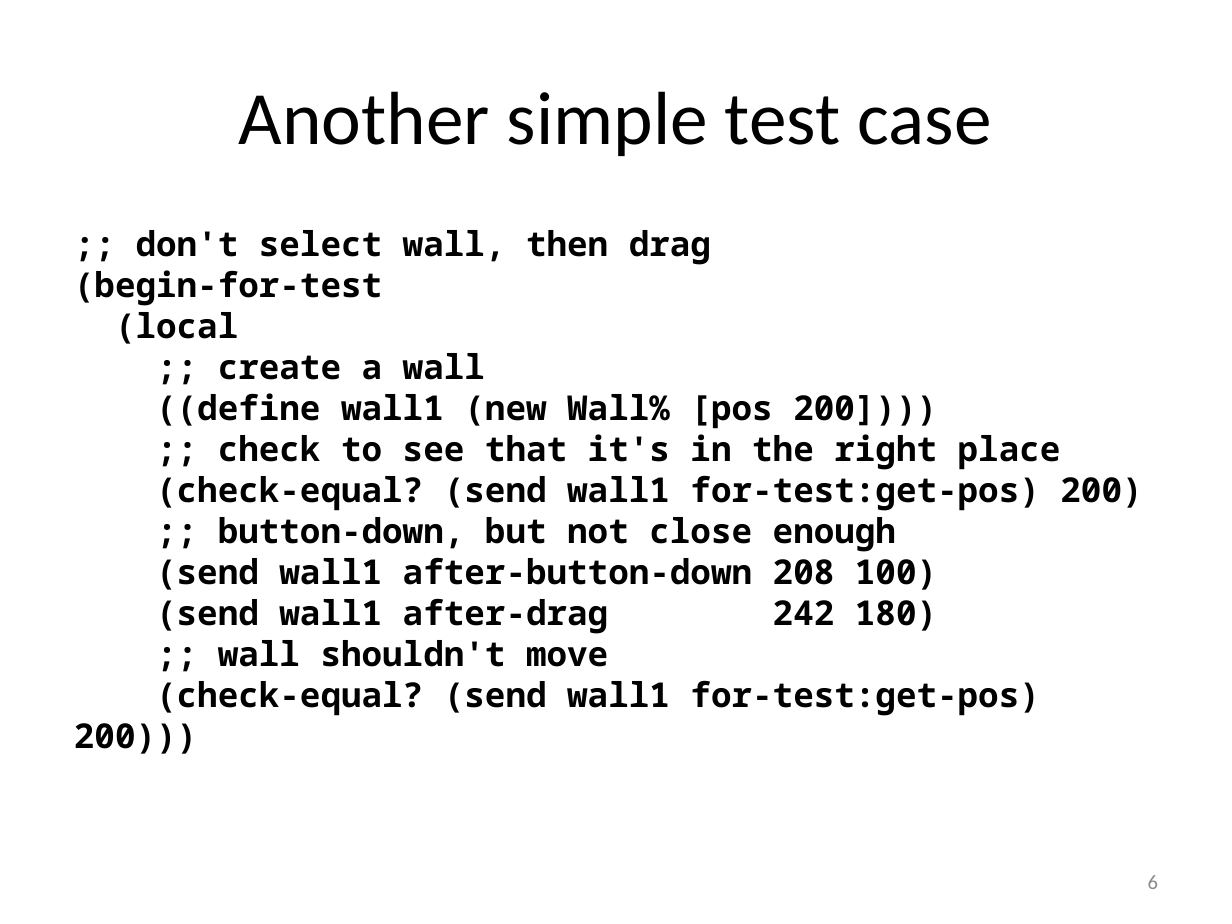
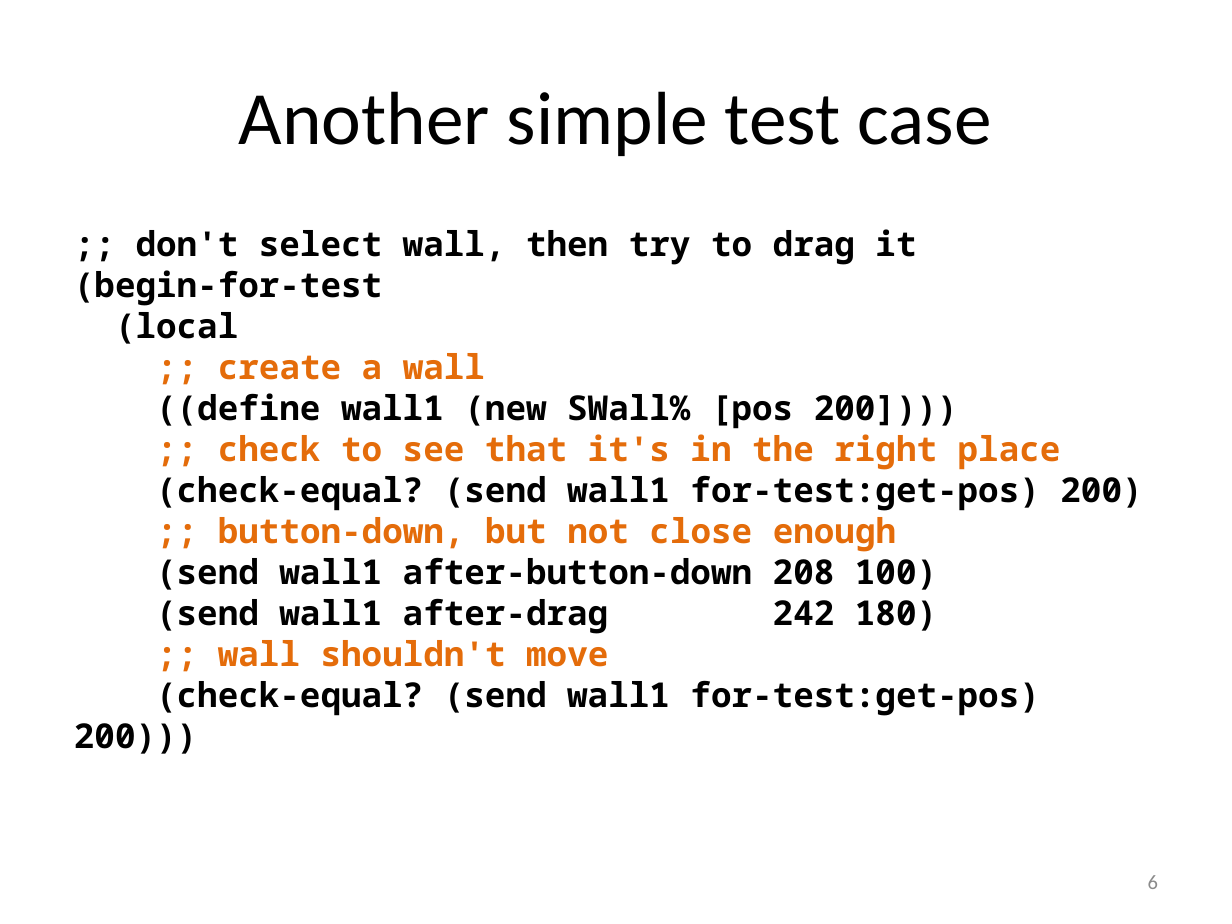
Before and after one commit to mwand/cs5010f16, a slide deck: slide 6 of Slides/Lesson 10.7 Testing Mutable Objects.pptx. Drawn at 1232x924 pixels with LibreOffice and Linux fonts; fonts in the diff are those of the drawing. Boxes give left, top, right and bottom in pixels: in the first picture for what was removed or moved away, otherwise in the second. Text is boxed around its words. In the diff, an @@ line names an element or a change of style, - is before the commit and + after.

```diff
--- a/Slides/Lesson 10.7 Testing Mutable Objects.pptx
+++ b/Slides/Lesson 10.7 Testing Mutable Objects.pptx
@@ text at [136, 229, 916, 265]: text changed @@
-;; don't select wall, then drag
+;; don't select wall, then try to drag it
@@ text at [218, 353, 1061, 667]: text colour #000000 to #E46C0A in ";; create a wall", ";; check to see that it's in ...", ";; button-down, but not close enough", ";; wall shouldn't move" @@
@@ text at [156, 393, 958, 429]: text changed @@
-((define wall1 (new Wall% [pos 200])))
+((define wall1 (new SWall% [pos 200])))
```
Also in this commit, not shown: 9 other slides changed, 8 other files.
